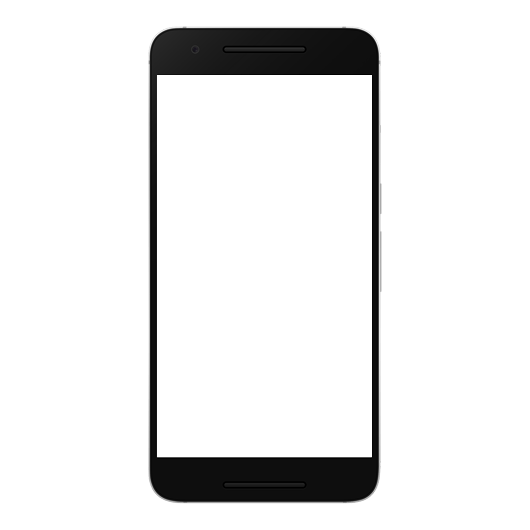
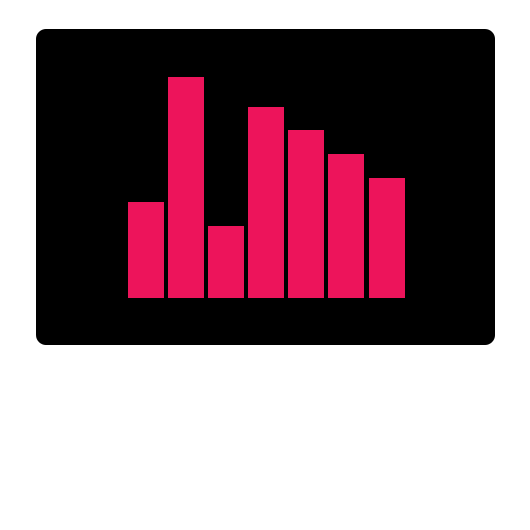
Layered file, before and after one edit (w=530, h=530). Changes by layer:
hid group "phone" (2 layers) over [148, 26, 382, 504]
added group "cmd kopia" with 9 layers above "cmd" over [36, 29, 495, 345]
added group "Grupa 1" with 7 layers in group "cmd kopia" over [128, 77, 405, 298]
added layer "Prostokąt 1 kopia 6" in group "Grupa 1" over [208, 226, 244, 298]
added layer "Prostokąt 1 kopia 5" in group "Grupa 1" over [128, 202, 164, 298]
added layer "Prostokąt 1 kopia 4" in group "Grupa 1" over [369, 178, 405, 298]
added layer "Prostokąt 1 kopia 3" in group "Grupa 1" over [328, 154, 364, 298]
added layer "Prostokąt 1 kopia 2" in group "Grupa 1" over [288, 130, 324, 298]
added layer "Prostokąt 1 kopia" in group "Grupa 1" over [248, 107, 284, 298]
added layer "Prostokąt 1" in group "Grupa 1" over [168, 77, 204, 298]
added layer "Prostokąt zaokrąglony 1" (1st of 2, in "cmd kopia") in group "cmd kopia" over [36, 29, 495, 345]
